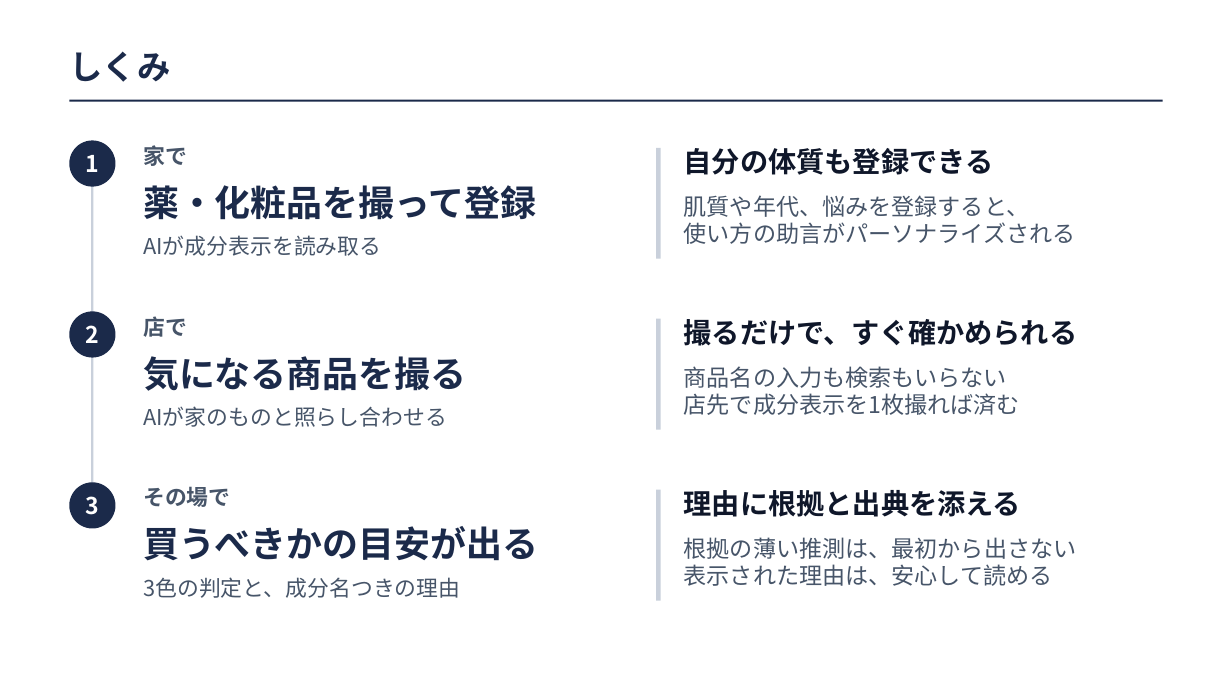
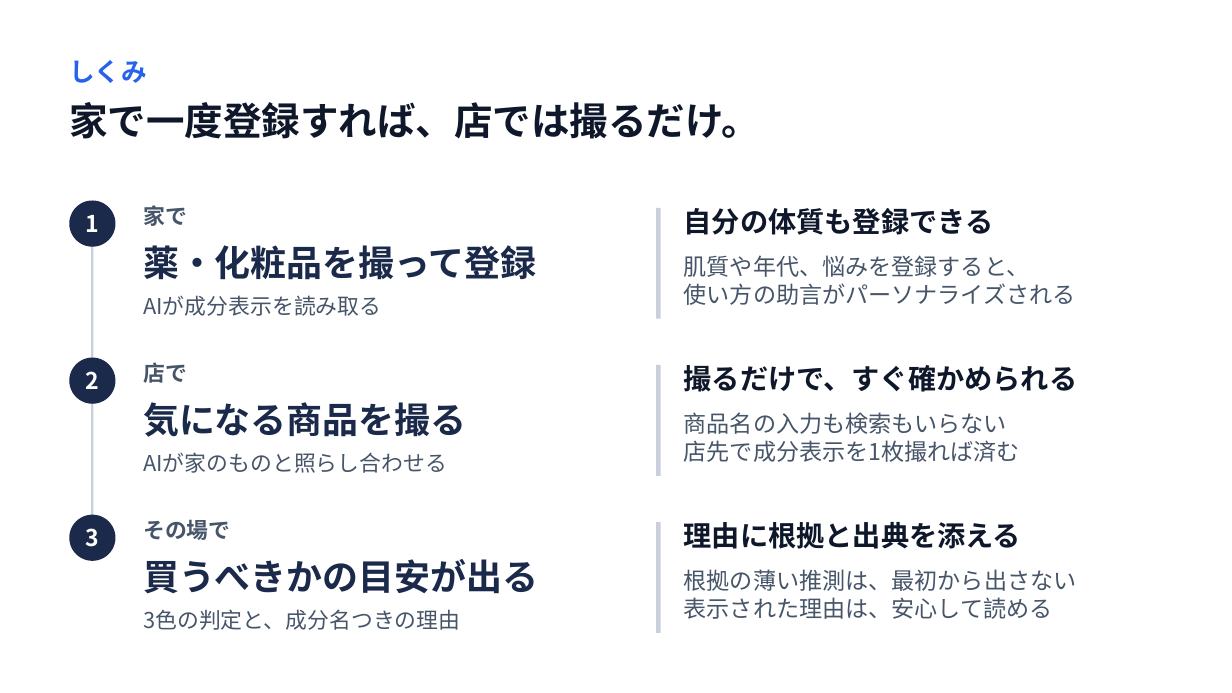
Before and after one commit to John-Frusciante/overlai, a slide deck: slide 8 of docs/ピッチ/Overlai_本選ピッチ.pptx (slide 6 before the commit). Drawn at 1232x693 pixels with LibreOffice and Linux fonts; fonts in the diff are those of the drawing. Boxes give left, top, right and bottom in pixels: in the first picture for what was removed or moved away, otherwise in the second. Text is boxed around its words. In the diff, an @@ line names an element or a change of style, - is before the commit and + after.

```diff
--- a/docs/ピッチ/Overlai_本選ピッチ.pptx
+++ b/docs/ピッチ/Overlai_本選ピッチ.pptx
@@ text "しくみ": place and size @@
-text "しくみ" at <box>69,51,170,82</box>
+text "しくみ" at <box>69,60,147,83</box>
@@ text "しくみ" at <box>69,60,147,83</box>: size 26 to 20 pt, text colour #1B2A4A to #2563EB @@
@@ rectangle removed at <box>69,100,1163,102</box> @@
@@ text added at <box>69,102,760,139</box>, 30 pt, text #0F172A, bold @@
+家で一度登録すれば、店では撮るだけ。
@@ 5 texts, 1 rounded rectangle, 1 rectangle: place and size @@
-5 texts, 1 rounded rectangle, 1 rectangle at <box>69,140,1076,259</box>
+5 texts, 1 rounded rectangle, 1 rectangle at <box>69,201,1076,319</box>
@@ rectangle: place and size @@
-rectangle at <box>91,164,94,506</box>
+rectangle at <box>91,224,94,538</box>
@@ 5 texts, 1 rounded rectangle, 1 rectangle: place and size @@
-5 texts, 1 rounded rectangle, 1 rectangle at <box>69,311,1077,430</box>
+5 texts, 1 rounded rectangle, 1 rectangle at <box>69,358,1077,476</box>
@@ 3 texts, 1 rounded rectangle: place and size @@
-3 texts, 1 rounded rectangle at <box>69,482,1077,586</box>
+3 texts, 1 rounded rectangle at <box>69,515,1077,619</box>
@@ 2 texts, 1 rectangle: place and size @@
-2 texts, 1 rectangle at <box>143,490,1021,601</box>
+2 texts, 1 rectangle at <box>143,522,1021,633</box>
```
Also in this commit, not shown: 4 other slides changed, 4 slides added, 1 slide removed, 3 other files.
